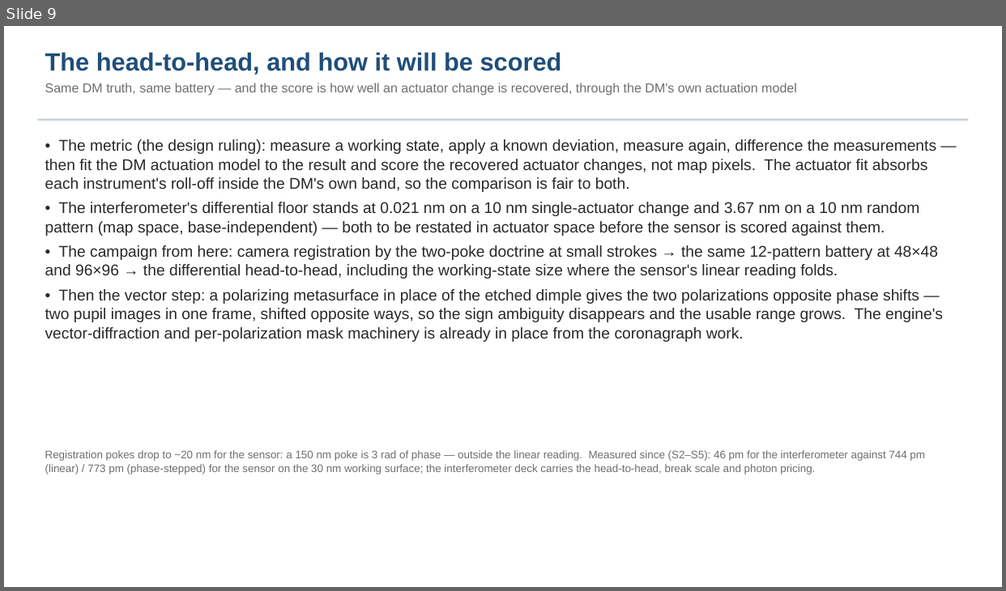
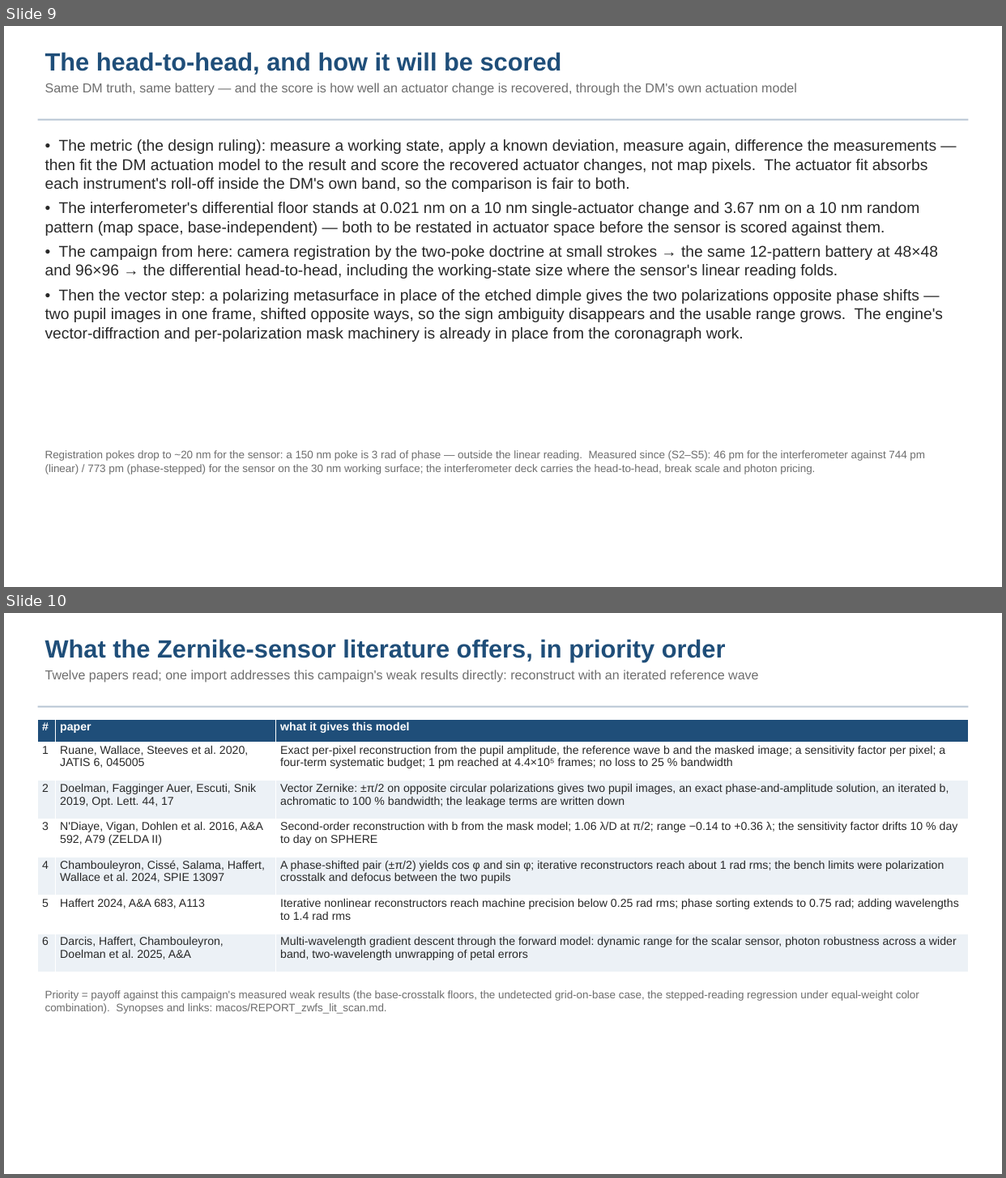
Before and after one commit to nasa-jpl/macos, a slide deck: demo_session/deck_zwfs.pptx. Shown one above the other, each under a label of ours: slide 9 before the commit, slides 9 and 10 after it. The pictures are 1006x591 and 1006x1178 pixels, drawn with LibreOffice and Linux fonts; fonts in the diff are those of the drawing. Boxes give left, top, right and bottom in pixels: in the first picture for what was removed or moved away, otherwise in the second. Text is boxed around its words. In the diff, an @@ line names an element or a change of style, - is before the commit and + after.

```diff
--- a/demo_session/deck_zwfs.pptx
+++ b/demo_session/deck_zwfs.pptx
@@ slide 10 added at <box>4,613,1002,1174</box>, background #FFFFFF @@
@@ text added at <box>45,639,758,683</box>, 12.5 pt, text #6E6E6E @@
+What the Zernike-sensor literature offers, in priority order
+Twelve papers read; one import addresses this campaign's weak results directly: reconstruct with an iterated reference wave
@@ rectangle added at <box>38,706,968,707</box>, fill #B8C6D4 @@
@@ table added at <box>38,719,968,973</box>, 7 rows, 3 columns @@
+# | paper | what it gives this model
+1 | Ruane, Wallace, Steeves et al. 2020, JATIS 6, 045005 | Exact per-pixel reconstruction from the pupil amplitude, the reference wave b and the masked image; a sensitivity factor per pixel; a four-term systematic budget; 1 pm reached at 4.4×10⁵ frames; no loss to 25 % bandwidth
+2 | Doelman, Fagginger Auer, Escuti, Snik 2019, Opt. Lett. 44, 17 | Vector Zernike: ±π/2 on opposite circular polarizations gives two pupil images, an exact phase-and-amplitude solution, an iterated b, achromatic to 100 % bandwidth; the leakage terms are written down
+3 | N'Diaye, Vigan, Dohlen et al. 2016, A&A 592, A79 (ZELDA II) | Second-order reconstruction with b from the mask model; 1.06 λ/D at π/2; range −0.14 to +0.36 λ; the sensitivity factor drifts 10 % day to day on SPHERE
+4 | Chambouleyron, Cissé, Salama, Haffert, Wallace et al. 2024, SPIE 13097 | A phase-shifted pair (±π/2) yields cos φ and sin φ; iterative reconstructors reach about 1 rad rms; the bench limits were polarization crosstalk and defocus between the two pupils
+5 | Haffert 2024, A&A 683, A113 | Iterative nonlinear reconstructors reach machine precision below 0.25 rad rms; phase sorting extends to 0.75 rad; adding wavelengths to 1.4 rad rms
+6 | Darcis, Haffert, Chambouleyron, Doelman et al. 2025, A&A | Multi-wavelength gradient descent through the forward model: dynamic range for the scalar sensor, photon robustness across a wider band, two-wavelength unwrapping of petal errors
@@ text added at <box>45,990,919,1014</box>, 10.5 pt, text #6E6E6E @@
+Priority = payoff against this campaign's measured weak results (the base-crosstalk floors, the undetected grid-on-base case, the stepped-reading regression under equal-weight color combination). Synopses and links: macos/REPORT_zwfs_lit_scan.md.
```
Also in this commit, not shown: 2 slides changed, 3 other slides added, 1 other file.
